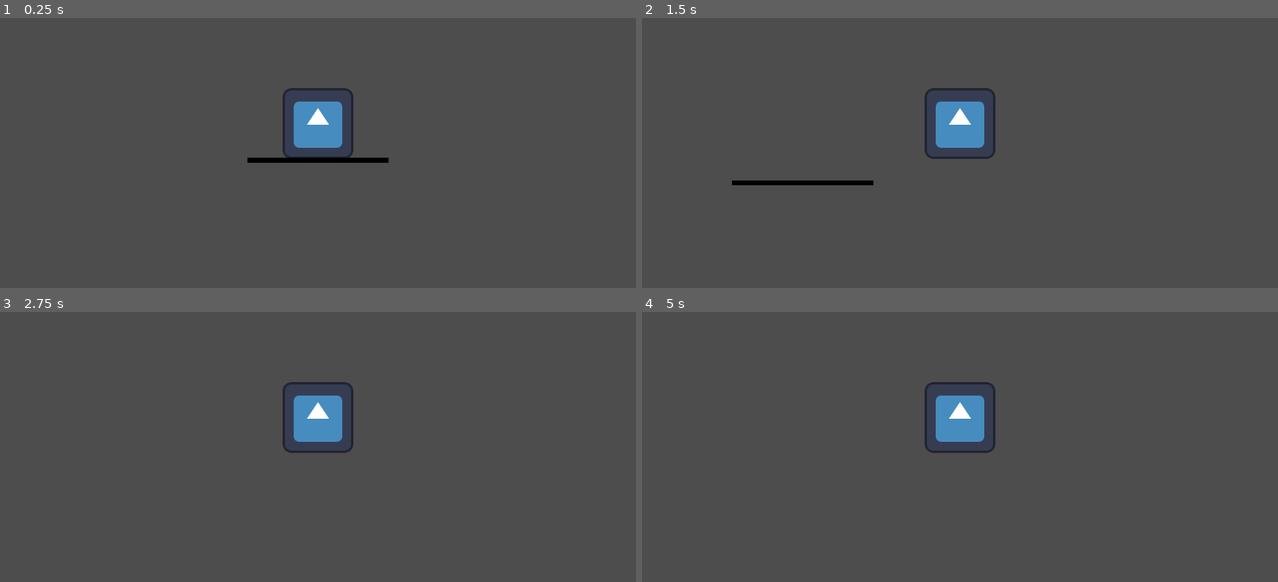
Above: before the commit, frames 1-4 (two rows, left to right).
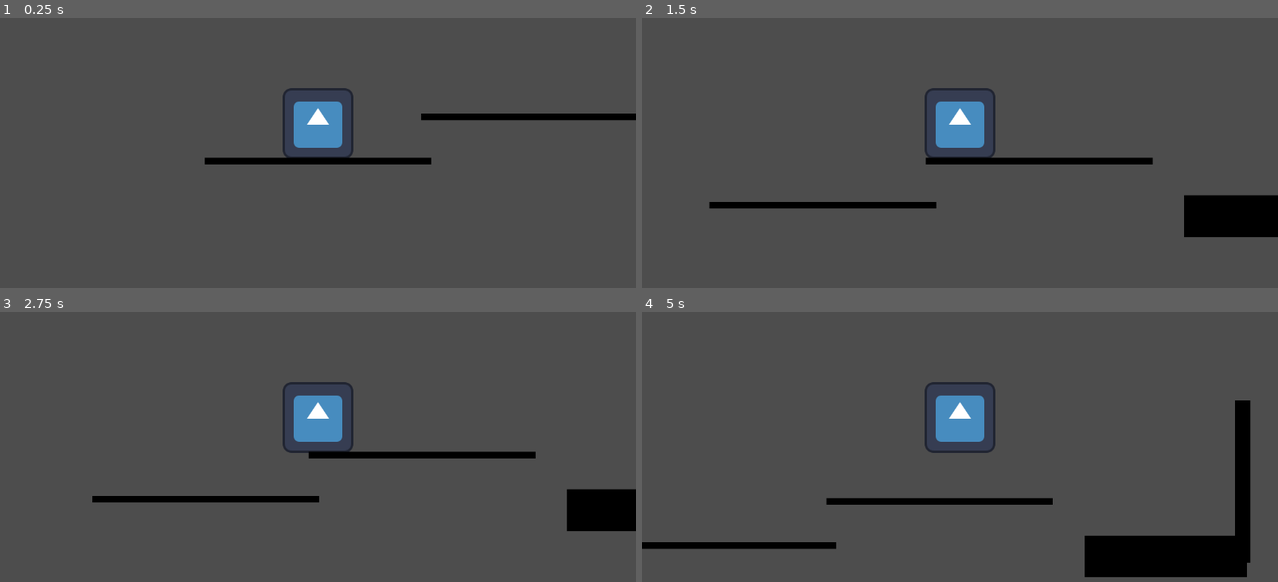
Above: after the commit, the same moments.

Repository: pradoh97/plataformero
Game: Godot game, scene res://nivel.tscn
The game is run twice, just before and just after one commit, with the same random seed, the same clock (stepped at 60 frames per second) and the same inputs. The engine's default icon, where the game draws it, is replaced by a stand-in: a white triangle on a blue panel in a dark square.
Inputs:
- Up to frame 1 (0.25 s): no input
- Up to frame 2 (1.5 s): tap Enter at 0.5 s; hold Right (derecha) from 0.53 s (still down); tap W (salto) at 0.77 s
- Up to frame 3 (2.75 s): tap W (salto) at 1.52 s; release Right (derecha) at 2.03 s; hold A (izquierda) from 2.03 s (still down)
- Up to frame 4 (5 s): release A (izquierda) at 2.78 s; hold Right (derecha) 2.78-4.28 s; tap W (salto) at 3.02, 3.77, 4.52 s; hold A (izquierda) from 4.28 s (still down)

The runs differ from the first frame. In frame 1, 1.3% of the frame differs, in the area x 32-100%, y 35-55%; in frame 2, 4.5%; in frame 3, 3.5%; in frame 4, 6.8%, in the area x 0-96%, y 32-99%.

Commit message:
Agregar monedas y sumar puntaje

Diff:
--- /dev/null
+++ b/nivel.gd
@@ -0,0 +1,7 @@
+extends Node2D
+
+var puntaje = 0
+
+func _on_moneda_body_entered(body: Node2D) -> void:
+	puntaje = puntaje + 1
+	print(puntaje)
--- a/nivel.tscn
+++ b/nivel.tscn
@@ -1,11 +1,37 @@
-[gd_scene load_steps=3 format=3 uid="uid://cv7r8gunl7fpq"]
+[gd_scene load_steps=5 format=3 uid="uid://cv7r8gunl7fpq"]
 
 [ext_resource type="PackedScene" uid="uid://dqtxssnmtbypu" path="res://jugador/jugador.tscn" id="1_h06de"]
+[ext_resource type="Script" uid="uid://ke1t533heoor" path="res://nivel.gd" id="1_j87l1"]
 [ext_resource type="PackedScene" uid="uid://ghk2i0qqi5ob" path="res://utileria/piso.tscn" id="2_7gdj4"]
+[ext_resource type="PackedScene" uid="uid://dy3wtkt1rn618" path="res://utileria/moneda.tscn" id="3_7gdj4"]
 
 [node name="Nivel" type="Node2D"]
+script = ExtResource("1_j87l1")
 
 [node name="Jugador" parent="." instance=ExtResource("1_h06de")]
 
 [node name="Piso" parent="." instance=ExtResource("2_7gdj4")]
 position = Vector2(0, 76)
+scale = Vector2(1.6032643, 1.3107593)
+
+[node name="Piso2" parent="." instance=ExtResource("2_7gdj4")]
+position = Vector2(392, -3.9999886)
+scale = Vector2(1.6032643, 1.3107593)
+
+[node name="Piso3" parent="." instance=ExtResource("2_7gdj4")]
+position = Vector2(802, 71)
+scale = Vector2(1.1477232, 8.40269)
+
+[node name="Piso4" parent="." instance=ExtResource("2_7gdj4")]
+position = Vector2(952, -35.000015)
+rotation = 1.5707964
+scale = Vector2(1.1477232, 3.1626892)
+
+[node name="Moneda" parent="." instance=ExtResource("3_7gdj4")]
+position = Vector2(361, -94)
+
+[node name="Moneda2" parent="." instance=ExtResource("3_7gdj4")]
+position = Vector2(752, -53)
+
+[connection signal="body_entered" from="Moneda" to="." method="_on_moneda_body_entered"]
+[connection signal="body_entered" from="Moneda2" to="." method="_on_moneda_body_entered"]
Not shown, added: nivel.gd.uid
